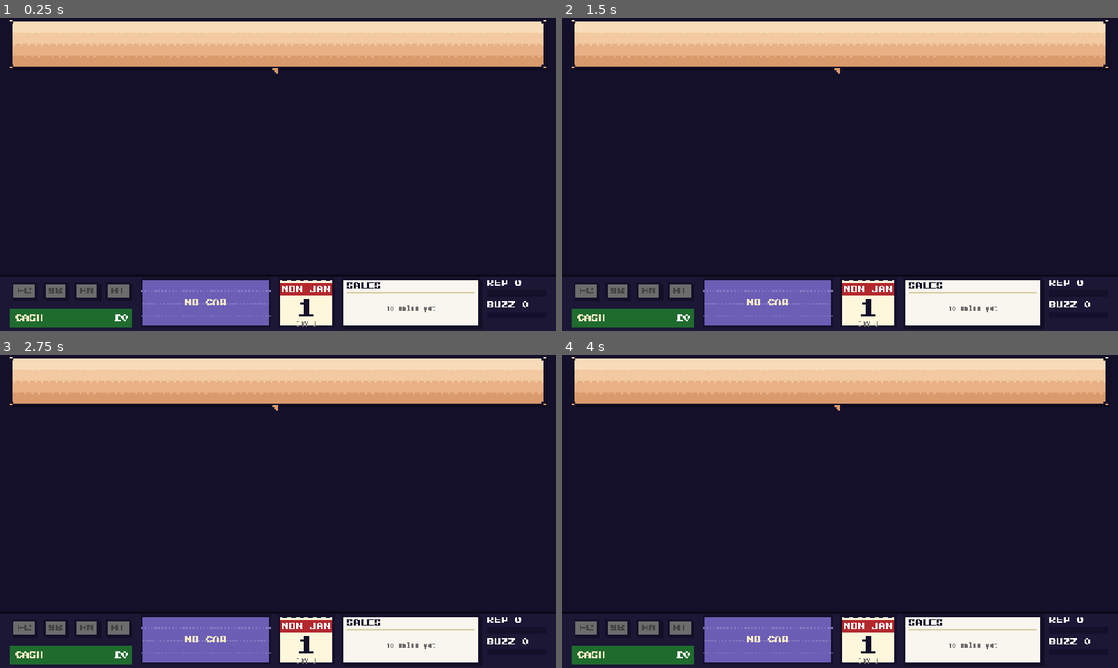
Above: before the commit, frames 1-4 (two rows, left to right).
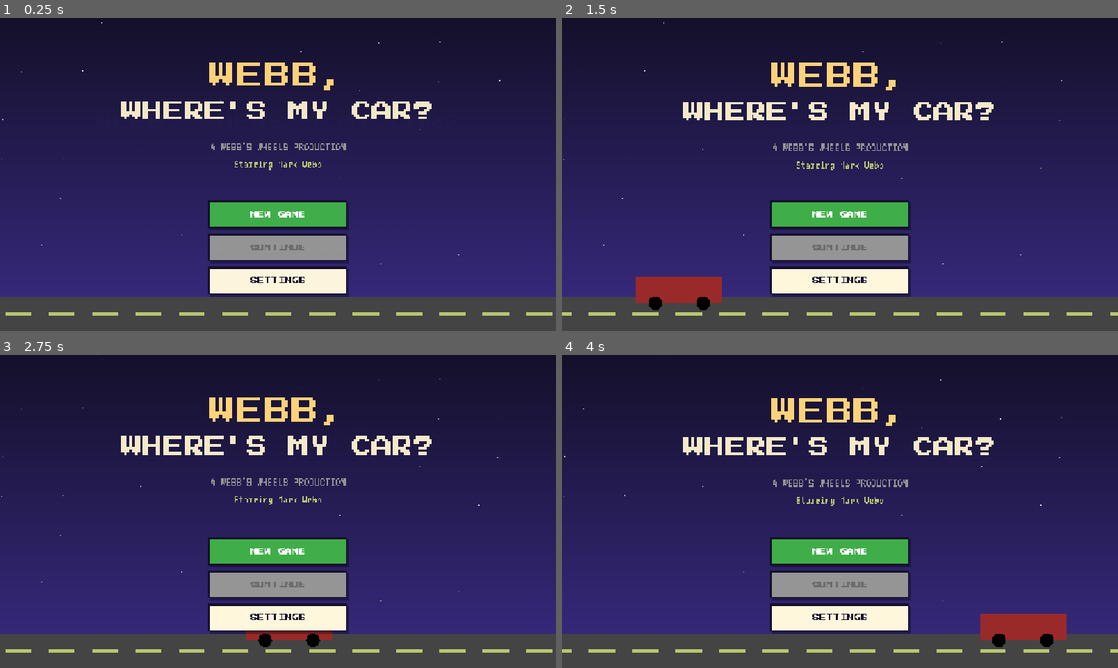
Above: after the commit, the same moments.

Repository: leeslangley/Webbwheresmycar
Game: Godot game, scene res://scenes/main.tscn
Same seed, same stepped clock (60 frames per second), same inputs: the game is played once before the commit and once after it. This scene is started directly instead of the project's main scene.
Inputs (mouse positions are in pixels of both pictures, inside the frame that each line leads up to):
- Up to frame 1 (0.25 s): no input
- Up to frame 2 (1.5 s): tap Enter at 0.5 s; drag from (634, 290) to (895, 105) at 0.52 s; drag from (728, 190) to (812, 237) at 1.27 s
- Up to frame 3 (2.75 s): move the mouse to (333, 442) at 2.02 s; hold Right from 2.03 s (still down); tap Keypad Enter at 2.1 s; click (333, 442) at 2.17 s; tap C at 2.3 s
- Up to frame 4 (4 s): release Right at 2.75 s; drag from (812, 574) to (673, 464) at 2.77 s; move the mouse to (1006, 558) at 3.52 s; hold A from 3.53 s (still down); tap Enter at 3.6 s; click (1006, 558) at 3.67 s; tap Space at 3.77 s; tap Keypad Enter at 3.8 s

The runs differ from the first frame. In frame 1, 87% of the frame differs, in the area x 0-100%, y 0-100%; in frame 2, 87%; in frame 3, 87%; in frame 4, 87%.

Commit message:
GDR11: Flow: room switching, overlays, chrome visibility
Co-Authored-By: Claude Haiku 5.5 <noreply@anthropic.com>

Diff:
--- /dev/null
+++ b/godot/scenes/flow.gd
@@ -0,0 +1,168 @@
+class_name Flow
+extends Node
+
+# Game flow controller, a child of Main. go() swaps the current room inside the SceneHost, through the
+# Transitions node when there is one. open_overlay() shows one overlay room (for example settings) over
+# the current room. Room signals are wired here: request_scene, chatter, toast, closed, finished.
+
+signal scene_changed(id: StringName)
+
+const ROOM_PATHS := {
+	&"loading": "res://scenes/loading.tscn",
+	&"title": "res://scenes/title.tscn",
+	&"office": "res://scenes/office.tscn",
+	&"garage": "res://scenes/garage.tscn",
+	&"auction": "res://scenes/auction.tscn",
+	&"endgame": "res://scenes/endgame.tscn",
+	&"settings": "res://scenes/settings.tscn",
+}
+const CHROME_ROOMS := [&"office", &"garage", &"auction"]
+const TRANSITION_TABLE := {
+	"office>garage": "slide-left",
+	"garage>office": "slide-right",
+	"office>auction": "iris",
+	"auction>office": "iris",
+}
+
+var room_paths: Dictionary = ROOM_PATHS.duplicate()
+var auto_start := true
+var main: Main = null
+var host = null
+var game = null
+var current_id: StringName = &""
+var current: Node = null
+var overlay_id: StringName = &""
+var overlay: Node = null
+var transitions: Node = null
+
+
+# Transition kind for a move between two rooms. "" for the first room (no transition).
+static func transition_for(from_id: StringName, to_id: StringName) -> String:
+	if from_id == &"":
+		return ""
+	var key := String(from_id) + ">" + String(to_id)
+	if TRANSITION_TABLE.has(key):
+		return TRANSITION_TABLE[key]
+	if to_id == &"endgame":
+		return "pageturn"
+	return "fade"
+
+
+func attach(main_node: Main) -> void:
+	main = main_node
+	host = main.scenes()
+	var stage: Control = main.get_node("Stage")
+	var overlays := Control.new()
+	overlays.name = "Overlays"
+	overlays.size = Vector2(1280, 720)
+	overlays.mouse_filter = Control.MOUSE_FILTER_IGNORE
+	stage.add_child(overlays)
+	stage.move_child(overlays, stage.get_node("Toasts").get_index())
+	if ResourceLoader.exists("res://rooms/transitions.gd"):
+		var script := load("res://rooms/transitions.gd") as GDScript
+		transitions = script.new() as Node
+		transitions.name = "Transitions"
+		main.add_child(transitions)
+	if auto_start:
+		go(&"loading", {}, "")
+
+
+func get_game() -> Object:
+	if game != null:
+		return game
+	return get_node_or_null("/root/Game")
+
+
+func go(id: StringName, params: Dictionary = {}, kind := "default") -> bool:
+	if not room_paths.has(id) or not ResourceLoader.exists(room_paths[id]):
+		push_error("Flow.go: unknown room " + String(id))
+		return false
+	close_overlay()
+	var k: String = transition_for(current_id, id) if kind == "default" else kind
+	var swap := _install.bind(id, params)
+	if transitions != null and transitions.has_method("play"):
+		transitions.call("play", k, swap, host)
+	else:
+		swap.call()
+	return true
+
+
+func _install(id: StringName, params: Dictionary) -> void:
+	var node: Node = (load(room_paths[id]) as PackedScene).instantiate()
+	if game != null and "game" in node:
+		node.set("game", game)
+	_wire(node, false)
+	host.go(node, params)
+	current = node
+	current_id = id
+	main.show_hud(CHROME_ROOMS.has(id))
+	(main.get_node("Stage/Banner") as CanvasItem).visible = CHROME_ROOMS.has(id)
+	_after_install(node)
+	scene_changed.emit(id)
+
+
+# Empty for now; later cards fill it in after a room is installed.
+func _after_install(_node: Node) -> void:
+	pass
+
+
+func open_overlay(id: StringName, params: Dictionary = {}) -> bool:
+	if not room_paths.has(id) or not ResourceLoader.exists(room_paths[id]):
+		push_error("Flow.open_overlay: unknown room " + String(id))
+		return false
+	close_overlay()
+	var node: Node = (load(room_paths[id]) as PackedScene).instantiate()
+	if game != null and "game" in node:
+		node.set("game", game)
+	_wire(node, true)
+	if node is Control:
+		(node as Control).set_anchors_preset(Control.PRESET_FULL_RECT)
+	main.get_node("Stage/Overlays").add_child(node)
+	overlay = node
+	overlay_id = id
+	if node.has_method("enter"):
+		node.call("enter", params)
+	return true
+
+
+func close_overlay() -> void:
+	if overlay == null:
+		return
+	var ov := overlay
+	overlay = null
+	overlay_id = &""
+	if ov.has_method("exit"):
+		ov.call("exit")
+	var parent := ov.get_parent()
+	if parent != null:
+		parent.remove_child(ov)
+	ov.queue_free()
+
+
+# Connects the room's signals to the flow. closed only matters for overlays.
+func _wire(node: Node, is_overlay: bool) -> void:
+	if node.has_signal("request_scene"):
+		node.connect("request_scene", _on_request_scene)
+	if node.has_signal("chatter"):
+		node.connect("chatter", func(text: String) -> void: say(text))
+	if node.has_signal("toast"):
+		node.connect("toast", func(text: String) -> void: show_toast(text))
+	if is_overlay and node.has_signal("closed"):
+		node.connect("closed", func() -> void: close_overlay())
+	if node.has_signal("finished"):
+		node.connect("finished", func() -> void: go(&"title"))
+
+
+func _on_request_scene(scene_id: StringName, params: Dictionary) -> void:
+	if bool(params.get("overlay", false)):
+		open_overlay(scene_id, params)
+	else:
+		go(scene_id, params)
+
+
+func say(text: String) -> void:
+	main.say(text)
+
+
+func show_toast(text: String) -> void:
+	(main.get_node("Stage/Toasts") as UiToast).show_text(text)
--- a/godot/scenes/main.gd
+++ b/godot/scenes/main.gd
@@ -9,12 +9,16 @@
 const STAGE := Vector2(1280, 720)
 
 var stage_safe: Dictionary = {"left": 0.0, "top": 0.0, "right": 0.0, "bottom": 0.0}
+var auto_start := true
+var flow: Flow = null
 
 
 func _ready() -> void:
 	build()
 	layout()
 	if not is_inside_tree():
+		# Headless tests run outside the tree, so the flow is made here too.
+		make_flow()
 		return
 	var vp := get_viewport()
 	if not vp.size_changed.is_connected(layout):
@@ -22,6 +26,18 @@
 	var g := get_node_or_null("/root/Game")
 	if g != null and g.get("state") != null:
 		bind_game(g)
+	make_flow()
+
+
+# Creates the Flow child once and hands it this Main (which starts the first room when auto_start is set).
+func make_flow() -> void:
+	if flow != null:
+		return
+	flow = Flow.new()
+	flow.name = "Flow"
+	flow.auto_start = auto_start
+	add_child(flow)
+	flow.attach(self)
 
 
 # Creates the layers once. Does nothing when they already exist.
--- /dev/null
+++ b/godot/tests/fake_room.gd
@@ -0,0 +1,24 @@
+class_name FakeRoom
+extends RoomBase
+
+# Test stand-in for a room or an overlay: records enter and exit, and has the room signals.
+
+signal finished
+signal closed
+signal news_closed
+
+var entered_with: Dictionary = {}
+var left := false
+var news_calls := 0
+
+
+func enter(p: Dictionary = {}) -> void:
+	entered_with = p
+
+
+func exit() -> void:
+	left = true
+
+
+func show_news() -> void:
+	news_calls += 1
--- /dev/null
+++ b/godot/tests/fake_room.tscn
@@ -0,0 +1,6 @@
+[gd_scene load_steps=2 format=3]
+
+[ext_resource type="Script" path="res://tests/fake_room.gd" id="1"]
+
+[node name="FakeRoom" type="Control"]
+script = ExtResource("1")
--- /dev/null
+++ b/godot/tests/test_flow_nav.gd
@@ -0,0 +1,116 @@
+extends "res://tests/harness.gd"
+
+# Flow navigation: room swaps, chrome visibility, signal wiring and the single overlay.
+# The runner does not fire _ready on add_child, so Main's _ready is called by hand (as in test_main).
+
+const FAKE := "res://tests/fake_room.tscn"
+
+
+func _main() -> Node:
+	var main = load("res://scenes/main.tscn").instantiate()
+	main.auto_start = false
+	tree().root.add_child(main)
+	main._ready()
+	var flow: Flow = main.flow
+	flow.room_paths = {&"a": FAKE, &"b": FAKE, &"office": FAKE, &"settings": FAKE, &"title": FAKE}
+	return main
+
+
+func _drop(main: Node) -> void:
+	tree().root.remove_child(main)
+	main.free()
+
+
+func test_transition_table() -> void:
+	eq(Flow.transition_for(&"", &"title"), "", "the first room has no transition")
+	eq(Flow.transition_for(&"office", &"garage"), "slide-left", "office to garage")
+	eq(Flow.transition_for(&"garage", &"office"), "slide-right", "garage to office")
+	eq(Flow.transition_for(&"office", &"auction"), "iris", "office to auction")
+	eq(Flow.transition_for(&"auction", &"office"), "iris", "auction to office")
+	eq(Flow.transition_for(&"title", &"office"), "fade", "title to office")
+	eq(Flow.transition_for(&"garage", &"title"), "fade", "garage to title")
+	eq(Flow.transition_for(&"office", &"endgame"), "pageturn", "anything to endgame is a page turn")
+	eq(Flow.transition_for(&"auction", &"endgame"), "pageturn", "auction to endgame is a page turn")
+
+
+func test_navigation() -> void:
+	var main = _main()
+	var flow: Flow = main.flow
+	ok(flow.go(&"a", {"x": 1}), "go to a returns true")
+	eq(flow.current_id, &"a", "current_id is a")
+	eq(main.scenes().depth(), 1, "one room on the stack")
+	var first = flow.current
+	eq(first.entered_with, {"x": 1}, "enter got the params")
+	ok(main.scenes().current() == first, "SceneHost shows the flow's current room")
+	flow.go(&"b")
+	ok(first.left, "the old room got exit()")
+	eq(main.scenes().depth(), 1, "still one room after the swap")
+	eq(flow.current_id, &"b", "current_id is b")
+	ok(not flow.go(&"nope"), "an unknown room returns false")
+	eq(flow.current_id, &"b", "an unknown room leaves the current room alone")
+	_drop(main)
+
+
+func test_chrome() -> void:
+	var main = _main()
+	var flow: Flow = main.flow
+	flow.go(&"office")
+	ok(main.get_node("Stage/Hud").visible, "HUD shown in the office")
+	ok(main.get_node("Stage/Banner").visible, "banner shown in the office")
+	flow.go(&"a")
+	ok(not main.get_node("Stage/Hud").visible, "HUD hidden in a plain room")
+	ok(not main.get_node("Stage/Banner").visible, "banner hidden in a plain room")
+	_drop(main)
+
+
+func test_wiring() -> void:
+	var main = _main()
+	var flow: Flow = main.flow
+	flow.go(&"a")
+	var room = flow.current
+	room.request_scene.emit(&"b", {})
+	eq(flow.current_id, &"b", "request_scene swaps the room")
+	var room2 = flow.current
+	room2.chatter.emit("hi")
+	eq(main.get_node("Stage/Banner").full_text, "HI", "chatter goes to the banner")
+	room2.toast.emit("T")
+	eq(main.get_node("Stage/Toasts").texts(), ["T"], "toast goes to the toast layer")
+	room2.finished.emit()
+	eq(flow.current_id, &"title", "finished goes to the title room")
+	_drop(main)
+
+
+func test_overlay() -> void:
+	var main = _main()
+	var flow: Flow = main.flow
+	flow.go(&"b")
+	var room = flow.current
+	var overlays: Node = main.get_node("Stage/Overlays")
+	room.request_scene.emit(&"settings", {"overlay": true})
+	eq(flow.overlay_id, &"settings", "an overlay request opens the overlay")
+	eq(overlays.get_child_count(), 1, "one node in Stage/Overlays")
+	ok(flow.current == room, "the room under the overlay is unchanged")
+	eq(flow.current_id, &"b", "current_id unchanged under an overlay")
+	var ov = flow.overlay
+	ov.closed.emit()
+	eq(overlays.get_child_count(), 0, "closed removes the overlay")
+	eq(flow.overlay_id, &"", "overlay_id cleared")
+
+	room.request_scene.emit(&"settings", {"overlay": true})
+	flow.go(&"a")
+	eq(flow.overlay_id, &"", "go closes an open overlay")
+	eq(overlays.get_child_count(), 0, "go leaves no overlay node behind")
+	_drop(main)
+
+
+func test_scene_changed_and_order() -> void:
+	var main = _main()
+	var flow: Flow = main.flow
+	var seen := []
+	flow.scene_changed.connect(func(id: StringName) -> void: seen.append(id))
+	flow.go(&"a")
+	flow.go(&"office")
+	eq(seen, ["a", "office"], "scene_changed fires with each room id")
+	var stage: Node = main.get_node("Stage")
+	ok(stage.get_node("Overlays").get_index() < stage.get_node("Toasts").get_index(), "Overlays sits below Toasts")
+	_drop(main)
